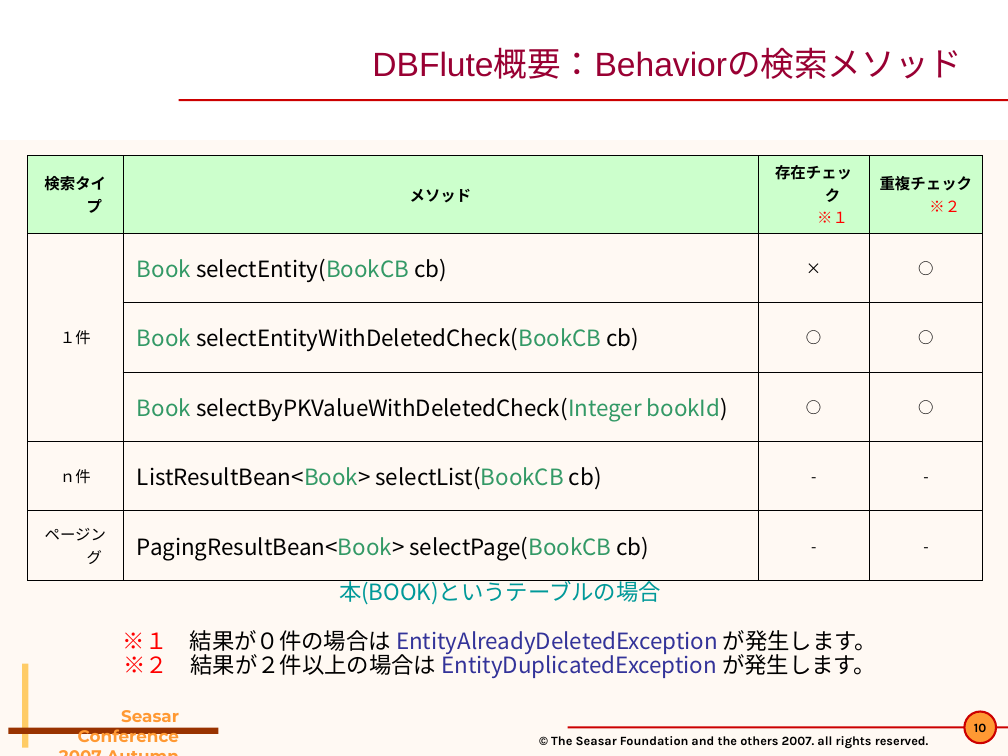
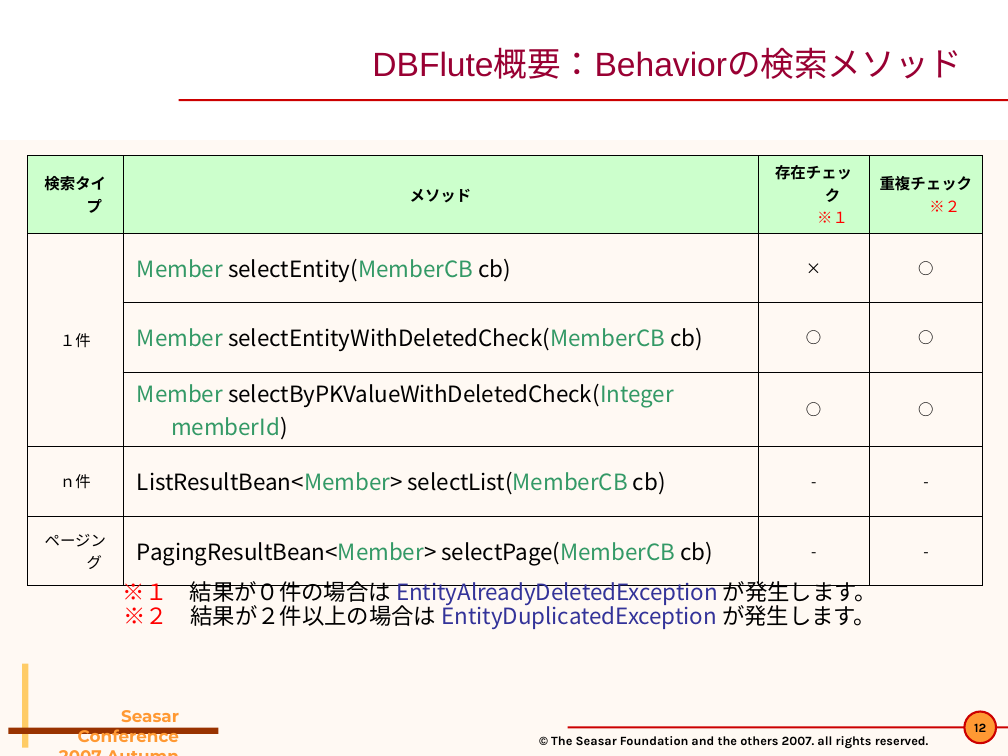
Before and after one commit to seasarorg/dbflute, a slide deck: slide 12 of dbflute/etc/doc/pres/sc2007a_2-DBFlute.ppt (slide 10 before the commit). Drawn at 1008x756 pixels with LibreOffice and Linux fonts; fonts in the diff are those of the drawing; background and template pictures are left out. Boxes give left, top, right and bottom in pixels: in the first picture for what was removed or moved away, otherwise in the second. Text is boxed around its words. In the diff, an @@ line names an element or a change of style, - is before the commit and + after.

```diff
--- a/dbflute/etc/doc/pres/sc2007a_2-DBFlute.ppt
+++ b/dbflute/etc/doc/pres/sc2007a_2-DBFlute.ppt
@@ table at [27,156,983,573] @@
-row 2, column 2: Book selectEntity(BookCB cb)
+row 2, column 2: Member selectEntity(MemberCB cb)
-row 3, column 2: Book selectEntityWithDeletedCheck(BookCB cb)
+row 3, column 2: Member selectEntityWithDeletedCheck(MemberCB cb)
-row 4, column 2: Book selectByPKValueWithDeletedCheck(Integer bookId)
+row 4, column 2: Member selectByPKValueWithDeletedCheck(Integer memberId)
-row 5, column 2: ListResultBean<Book> selectList(BookCB cb)
+row 5, column 2: ListResultBean<Member> selectList(MemberCB cb)
-row 6, column 2: PagingResultBean<Book> selectPage(BookCB cb)
+row 6, column 2: PagingResultBean<Member> selectPage(MemberCB cb)
@@ text at [339,580,661,605]: paragraph removed @@
-本(BOOK)というテーブルの場合
@@ page number at [974,723,986,732]: text changed @@
-10
+12
```
Also in this commit, not shown: 38 other slides changed, 6 slides added, 3 slides removed, 2 other files.
